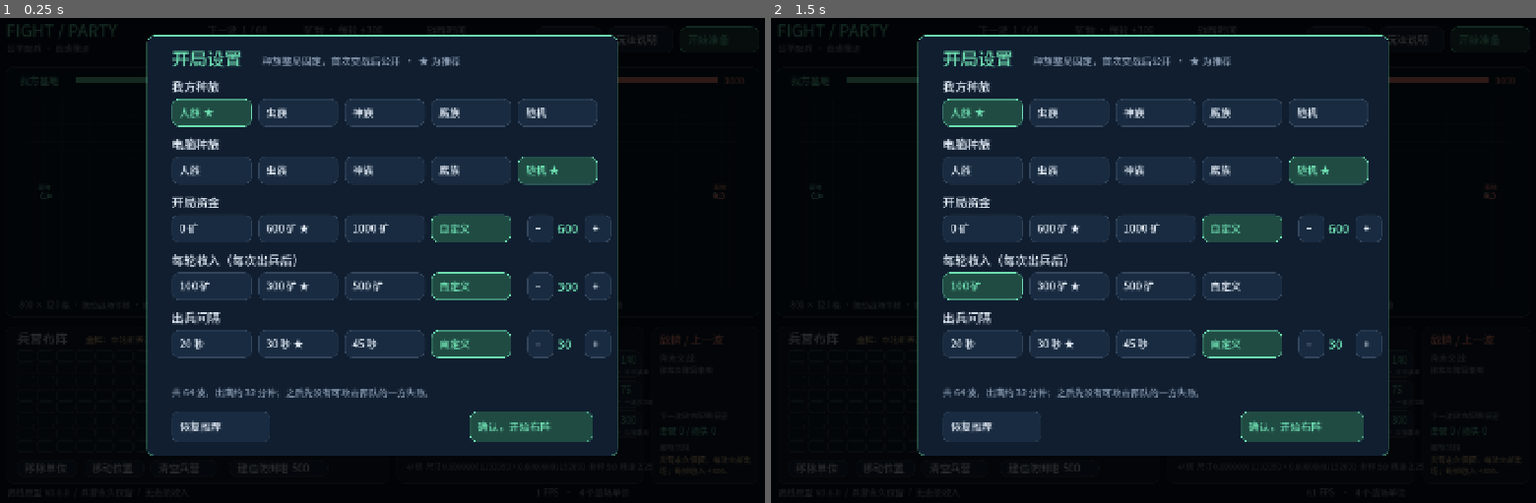
Above: before the commit, frames 1-2 (left to right).
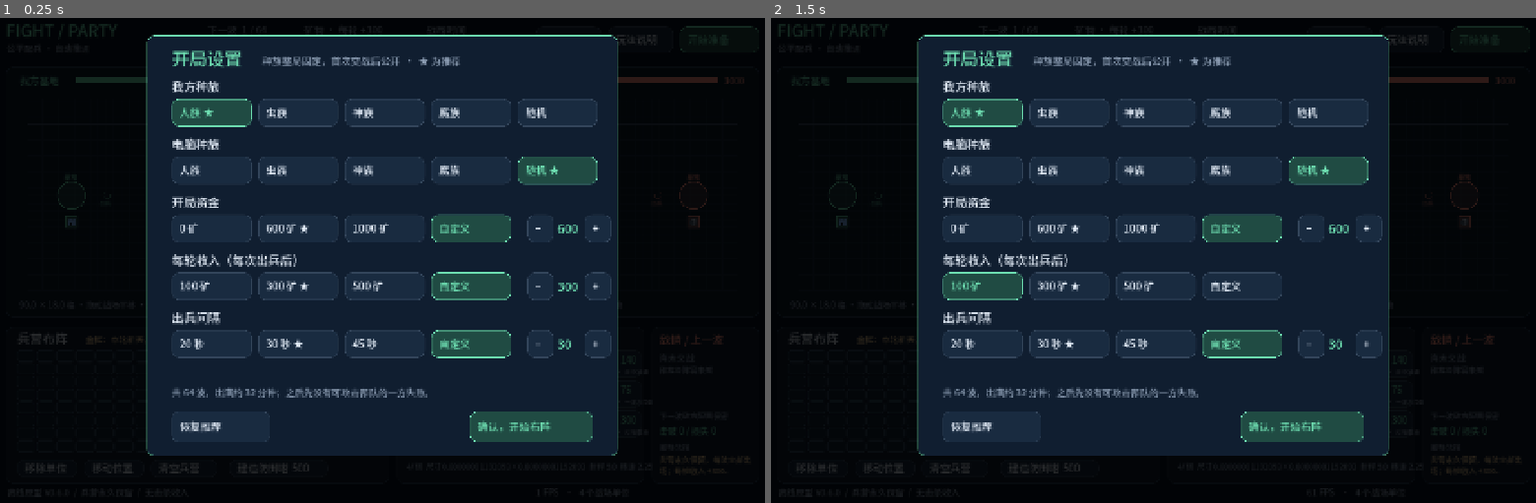
Above: after the commit, the same moments.

Repository: Pickher/FightParty
Game: Godot game, scene res://scenes/main.tscn
The game is run twice, just before and just after one commit, with the same random seed, the same clock (stepped at 60 frames per second) and the same inputs.
Inputs (mouse positions are in pixels of both pictures, inside the frame that each line leads up to):
- Up to frame 1 (0.25 s): no input
- Up to frame 2 (1.5 s): tap Enter at 0.5 s; drag from (1153, 260) to (1230, 148) at 0.52 s; tap Space at 1.25 s; drag from (992, 284) to (1115, 357) at 1.27 s

The runs differ from the first frame. In frame 1, 0.1% of the frame differs, in the area x 5-95%, y 32-44%; in frame 2, 0.1%.

Commit message:
Resize battlefield around special ops travel distances in 0.7.1

Diff:
--- a/data/rules.json
+++ b/data/rules.json
@@ -1,5 +1,5 @@
 {
-  "version": "0.7.0",
+  "version": "0.7.1",
   "tick_rate": 20,
   "wave_seconds": 30,
   "races": [
@@ -20,8 +20,8 @@
   "tower_max_builds": 1,
   "columns": 18,
   "rows": 8,
-  "world_width": 800,
-  "world_height": 120,
+  "world_width": 90,
+  "world_height": 18,
   "setup_options": {
     "start_minerals": {
       "label": "开局资金",
@@ -74,33 +74,37 @@
     ]
   },
   "layout": {
-    "base_x": 20,
-    "base_y": 60,
-    "base_radius": 4,
-    "gate_x": 26,
-    "gate_y": 60,
-    "treasury_x": 286,
-    "treasury_y": 60,
-    "tower_x": 324,
-    "tower_y": 60,
-    "spawn_x": 240,
-    "spawn_dx": 3.5,
-    "spawn_y": 48.8,
-    "spawn_dy": 3.2,
-    "landmark_ratios": [
-      35,
-      5,
-      20,
-      5,
-      35
-    ],
+    "base_x": 5.625,
+    "base_y": 9,
+    "base_radius": 1.75,
+    "gate_x": 5.625,
+    "gate_y": 12.375,
+    "treasury_x": 37.125,
+    "treasury_y": 9,
+    "tower_x": 39.375,
+    "tower_y": 9,
+    "spawn_x": 10.125,
+    "spawn_y": 9,
+    "spawn_width": 4.5,
+    "spawn_height": 12.25,
+    "spawn_column_spacing": 2.0,
     "bounds": {
-      "left": 4,
-      "top": 2,
-      "right": 796,
-      "bottom": 118
+      "left": 0.5,
+      "top": 0.5,
+      "right": 89.5,
+      "bottom": 17.5
     }
   },
   "world_unit": "格",
-  "distance_schema": 2
+  "distance_schema": 3,
+  "map_reference": {
+    "unit_kind": "rifle",
+    "speed": 2.25,
+    "width_seconds": 40,
+    "height_seconds": 8,
+    "base_to_spawn_seconds": 2,
+    "spawn_to_treasury_seconds": 12,
+    "treasury_to_tower_seconds": 1,
+    "tower_to_midline_seconds": 2.5
+  }
 }
--- a/data/units.json
+++ b/data/units.json
@@ -1,5 +1,5 @@
 {
- "version": "0.7.0",
+ "version": "0.7.1",
  "units": {
   "rifle": {
    "name": "特战队员",
@@ -2545,8 +2545,8 @@
    "role": "基地门口 · 强力单体",
    "counter": "被摧毁后基地再无还手能力",
    "size": [
-    3,
-    3
+    1.5,
+    1.5
    ],
    "spawn_count": 1,
    "shield": 0,
@@ -2588,8 +2588,8 @@
    "role": "战场宝库 · 反击很弱",
    "counter": "被摧毁时攻击方获得矿物奖励",
    "size": [
-    3,
-    3
+    2,
+    2
    ],
    "spawn_count": 1,
    "shield": 0,
@@ -2631,8 +2631,8 @@
    "role": "玩家建造 · 前期火力强",
    "counter": "单体攻击，敌军数量多时作用下降；被摧毁不给奖励",
    "size": [
-    3,
-    3
+    2,
+    2
    ],
    "spawn_count": 1,
    "shield": 0,
--- a/project.godot
+++ b/project.godot
@@ -2,7 +2,7 @@
 
 [application]
 config/name="FightParty"
-config/version="0.7.0"
+config/version="0.7.1"
 run/main_scene="res://scenes/main.tscn"
 config/features=PackedStringArray("4.4", "GL Compatibility")
 config/icon="res://assets/icon.svg"
--- a/scripts/battle_sim.gd
+++ b/scripts/battle_sim.gd
@@ -343,12 +343,23 @@
 			last_formations[team].append({"kind":slot.kind,"cell":slot.cell})
 	journal.waves.append({"tick":tick,"wave":wave,"minerals":minerals.duplicate(),"formations":last_formations.duplicate(true)})
 	for team in range(2):
+		var layout: Dictionary = rules.layout
+		# 出兵点是队形中心。按已占用列保留前后顺序，稀疏阵容无需挤在相邻小格里。
+		var first_col: int = int(rules.columns) - 1
+		var last_col := 0
 		for slot in last_formations[team]:
-			# 取余 % 得到列，整数除法 / 得到行。出生区坐标来自 rules.layout。
+			var column: int = int(slot.cell) % int(rules.columns)
+			first_col = mini(first_col,column)
+			last_col = maxi(last_col,column)
+		var center_col: float = float(first_col+last_col)*0.5
+		var column_spacing: float = minf(float(layout.spawn_column_spacing),float(layout.spawn_width)/maxi(1,last_col-first_col))
+		var row_spacing: float = float(layout.spawn_height)/maxi(1,int(rules.rows)-1)
+		for slot in last_formations[team]:
+			# 18×8 仍是兵营组槽位；世界出生区不再由旧版格距向前铺开几十格。
 			var col: int = int(slot.cell) % int(rules.columns)
 			var row: int = int(slot.cell) / int(rules.columns)
-			var layout: Dictionary = rules.layout
-			var x: float = float(layout.spawn_x) + col * float(layout.spawn_dx)
+			var x: float = float(layout.spawn_x) + (float(col)-center_col)*column_spacing
+			var y: float = float(layout.spawn_y) + (float(row)-float(int(rules.rows)-1)*0.5)*row_spacing
 			var stats: Dictionary = catalog[slot.kind]
 			var count := maxi(1,int(stats.get("spawn_count",1)))
 			var pack_columns := ceili(sqrt(float(count)))
@@ -356,8 +367,12 @@
 			var body: Array = stats.get("size",[1.0,1.0])
 			for member in range(count):
 				var offset := Vector2((member%pack_columns-(pack_columns-1)*0.5)*(float(body[0])+0.1),(member/pack_columns-(pack_rows-1)*0.5)*(float(body[1])+0.1))
-				var point := Vector2(x,float(layout.spawn_y)+row*float(layout.spawn_dy))+offset
-				spawn_unit(team,slot.kind,clamp_to_field(Vector2(mirror_x(team,point.x),point.y)))
+				var point := Vector2(x,y)+offset
+				# 出生时按体积留边；大型单位和小组边缘不被裁在地图外。
+				var bounds: Dictionary = layout.bounds
+				point.x=clampf(point.x,float(bounds.left)+float(body[0])*0.5,float(bounds.right)-float(body[0])*0.5)
+				point.y=clampf(point.y,float(bounds.top)+float(body[1])*0.5,float(bounds.bottom)-float(body[1])*0.5)
+				spawn_unit(team,slot.kind,Vector2(mirror_x(team,point.x),point.y))
 		minerals[team] += int(rules.wave_income)
 	events.append({"type":"wave","wave":wave})
 
--- a/scripts/battle_view.gd
+++ b/scripts/battle_view.gd
@@ -30,7 +30,7 @@
 	var sim = game.sim
 	var view: Rect2 = game._camera_rect()
 	draw_rect(Rect2(Vector2.ZERO,AREA),Color("0d1c2b"))
-	var spacing: float = 1.0 if game.camera_zoom>=5.0 else 10.0
+	var spacing: float = 1.0 if pixels(1.0)>=12.0 else 5.0
 	for x in range(floori(view.position.x/spacing),ceili(view.end.x/spacing)+1):
 		var px: float = point(Vector2(x*spacing,0)).x
 		draw_line(Vector2(px,0),Vector2(px,AREA.y),Color("172a3a"))
@@ -49,6 +49,11 @@
 			draw_circle(p,r,Color(color,0.15))
 			draw_arc(p,r,0,TAU,32,color,2)
 			label(p+Vector2(-14,-r-4),"基地",color)
+		var spawn_point := Vector2(sim.mirror_x(team,float(sim.rules.layout.spawn_x)),float(sim.rules.layout.spawn_y))
+		if view.grow(1.0).has_point(spawn_point):
+			var spawn_screen := point(spawn_point)
+			draw_arc(spawn_screen,pixels(0.4),0,TAU,16,Color(color,0.55),1)
+			label(spawn_screen+Vector2(-14,pixels(0.4)+12),"出兵",Color(color,0.7),10)
 	for area in sim.skill_areas:
 		var config: Dictionary = area.config
 		var tint: Color = game.CORAL if game._hidden_team(int(area.team)) else Color(sim.catalog[area.kind].color)
--- a/scripts/main.gd
+++ b/scripts/main.gd
@@ -60,7 +60,9 @@
 ## 节点进入场景后初始化：接管点击、准备音效、读取设置、建立对局、开启每帧更新。
 var battle_viewport: SubViewport
 var camera_zoom := 1.0
-var camera_center := Vector2(400,60)
+var camera_center := Vector2.ZERO
+const CLOSE_ZOOM := 2.5
+const MAX_ZOOM := 8.0
 var battle_dragging := false
 const BATTLE_RECT := Rect2(70,157,1300,352)
 
@@ -382,7 +384,7 @@
 		_text(Vector2(x+344,130),str(int(sim.bases[team])),16,color)
 	if battle_viewport!=null:
 		draw_texture_rect(battle_viewport.get_texture(),BATTLE_RECT,false)
-	_text(Vector2(56,539),"800 × 120 格 · 拖动战场平移 · 滚轮缩放",15,MUTED)
+	_text(Vector2(56,539),"%s × %s 格 · 拖动战场平移 · 滚轮缩放" % [sim.rules.world_width,sim.rules.world_height],15,MUTED)
 	_button(Rect2(590,517,70,30),"全图","camera_all")
 	_button(Rect2(668,517,70,30),"近景","camera_close")
 	_button(Rect2(746,517,70,30),"己方","camera_home")
@@ -638,8 +640,8 @@
 					accept_event()
 					return
 			if BATTLE_RECT.has_point(p) and not setup_open and not help_open and pending_message=="":
-				if event.button_index==MOUSE_BUTTON_WHEEL_UP:camera_zoom=clampf(camera_zoom*1.25,1,20)
-				elif event.button_index==MOUSE_BUTTON_WHEEL_DOWN:camera_zoom=clampf(camera_zoom/1.25,1,20)
+				if event.button_index==MOUSE_BUTTON_WHEEL_UP:camera_zoom=clampf(camera_zoom*1.25,1,MAX_ZOOM)
+				elif event.button_index==MOUSE_BUTTON_WHEEL_DOWN:camera_zoom=clampf(camera_zoom/1.25,1,MAX_ZOOM)
 				elif event.button_index==MOUSE_BUTTON_LEFT:battle_dragging=true
 				queue_redraw()
 				accept_event()
@@ -667,15 +669,15 @@
 		return
 	if action.begins_with("camera_"):
 		if action=="camera_all":camera_zoom=1.0
-		elif action=="camera_close":camera_zoom=8.0
-		elif action=="camera_in":camera_zoom=clampf(camera_zoom*1.5,1,20)
-		elif action=="camera_out":camera_zoom=clampf(camera_zoom/1.5,1,20)
+		elif action=="camera_close":camera_zoom=CLOSE_ZOOM
+		elif action=="camera_in":camera_zoom=clampf(camera_zoom*1.5,1,MAX_ZOOM)
+		elif action=="camera_out":camera_zoom=clampf(camera_zoom/1.5,1,MAX_ZOOM)
 		elif action=="camera_home":
 			camera_center=Vector2(float(sim.rules.layout.tower_x),float(sim.rules.layout.base_y))
-			camera_zoom=8.0
+			camera_zoom=CLOSE_ZOOM
 		elif action=="camera_enemy":
 			camera_center=Vector2(sim.mirror_x(1,float(sim.rules.layout.tower_x)),float(sim.rules.layout.base_y))
-			camera_zoom=8.0
+			camera_zoom=CLOSE_ZOOM
 		elif action=="camera_middle":camera_center=Vector2(float(sim.rules.world_width)*.5,float(sim.rules.world_height)*.5)
 	elif action == "help":
 		help_open = not help_open
Not shown, changed: export_presets.cfg
Not shown, changed: docs/ARCHITECTURE.md
Not shown, changed: docs/DEVELOPMENT.md
Not shown, changed: docs/TEST_REPORT.md
Not shown, changed: docs/WORLD_UNITS.md
Not shown, changed: docs/unit-art-spec.md
